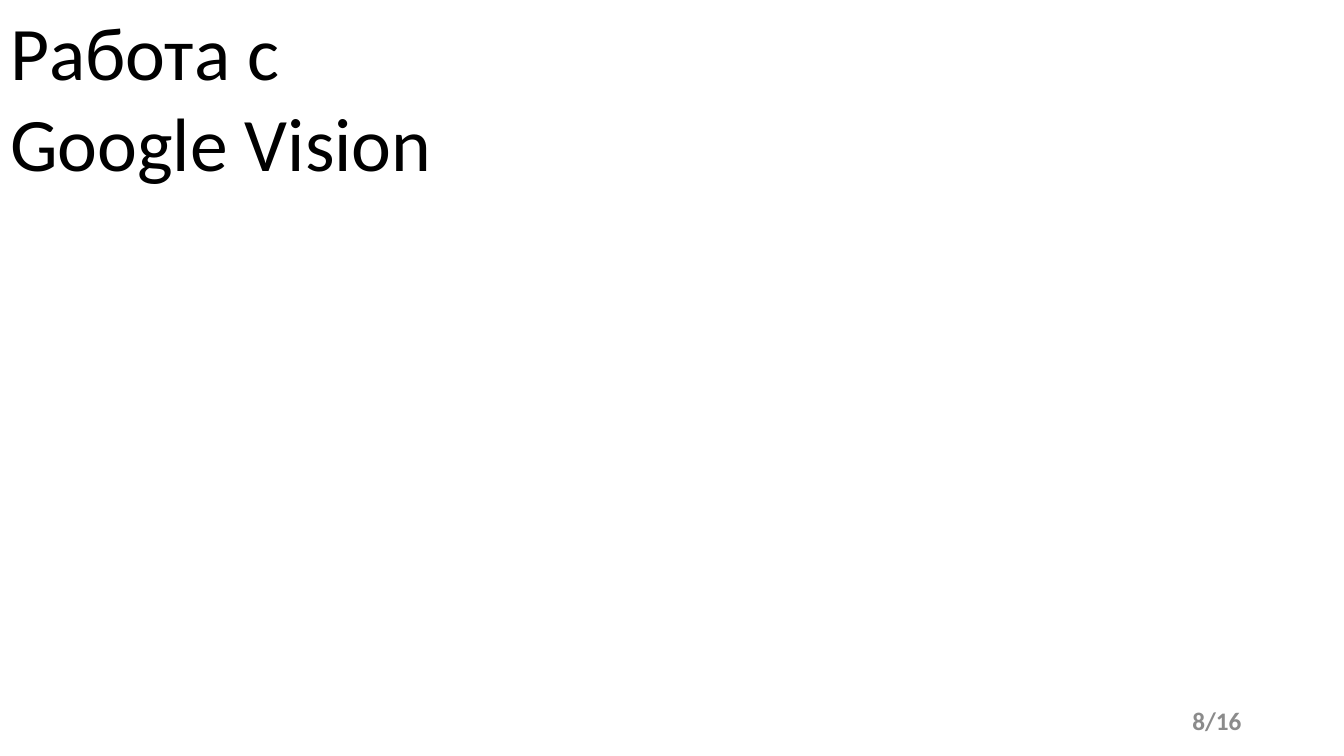
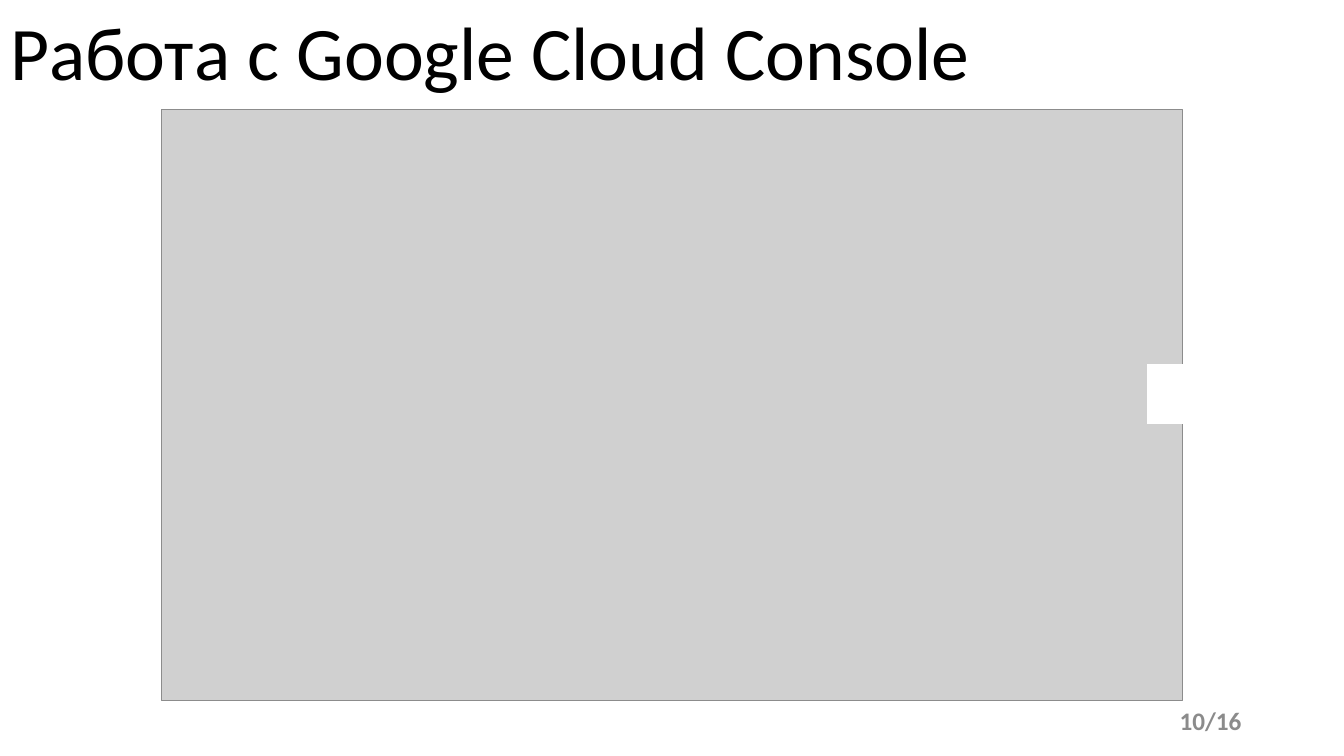
Before and after one commit to nassneg/diploma, a slide deck: slide 10 of ВКР Снегур.pptx (slide 8 before the commit). Drawn at 1344x756 pixels with LibreOffice and Linux fonts; fonts in the diff are those of the drawing; grey boxes stand for pictures; background and template pictures are left out. Boxes give left, top, right and bottom in pixels: in the first picture for what was removed or moved away, otherwise in the second. Text is boxed around its words. In the diff, an @@ line names an element or a change of style, - is before the commit and + after.

```diff
--- a/ВКР Снегур.pptx
+++ b/ВКР Снегур.pptx
@@ text at (10, 27, 969, 93): text changed @@
-Работа с
-Google Vision
+Работа с Google Cloud Console
@@ picture added at (161, 110, 1183, 701) @@
@@ rectangle added at (1148, 364, 1225, 423), fill #FFFFFF, outline #FFFFFF 1 pt @@
@@ page number at (1180, 712, 1242, 731): text changed @@
-8/16
+10/16
```
Also in this commit, not shown: 6 other slides changed, 6 slides added, 4 slides removed, 8 other files.
